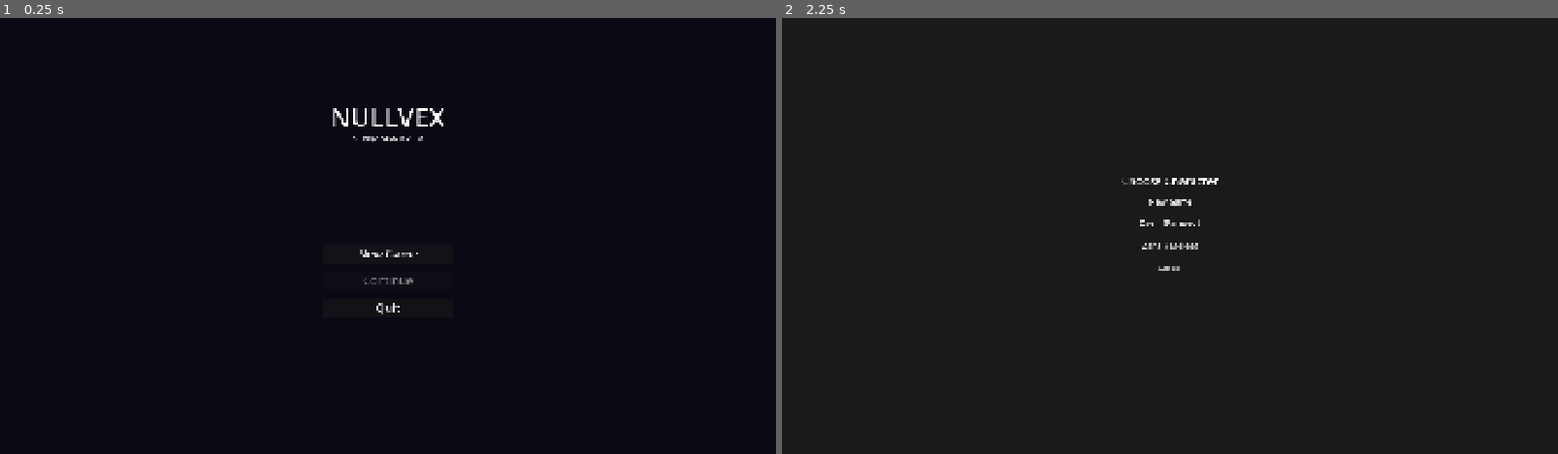
Above: before the commit, frames 1-2 (left to right).
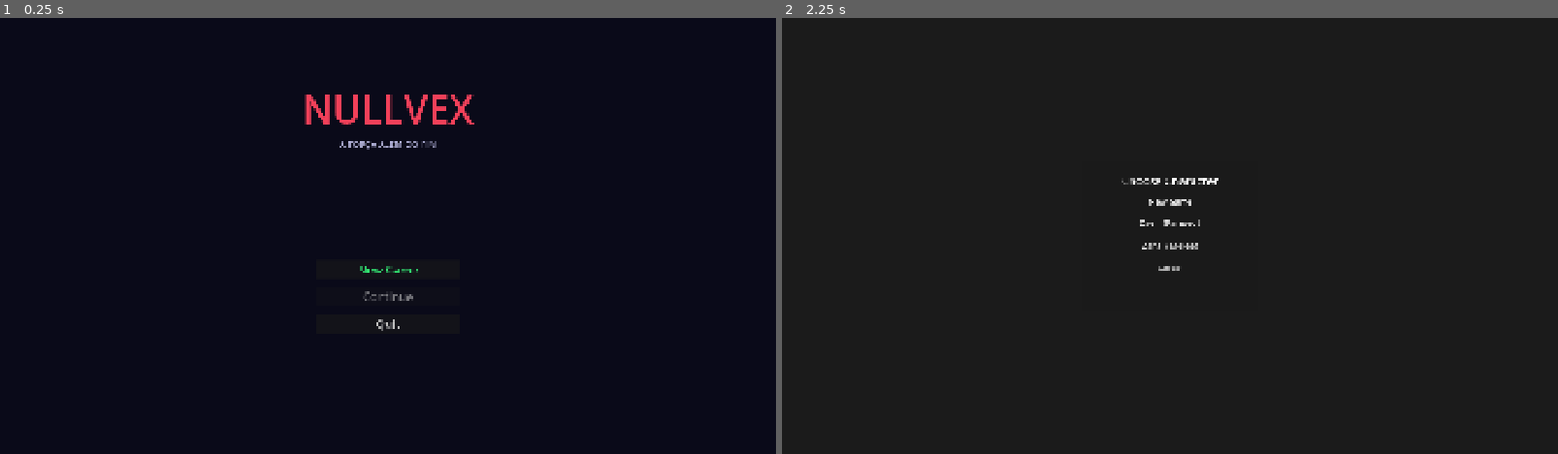
Above: after the commit, the same moments.

Repository: joaoramos00/NullvexGame
Game: Godot game, scene res://ui/title_screen.tscn
Same seed, same stepped clock (60 frames per second), same inputs: the game is played once before the commit and once after it.
Inputs:
- Up to frame 1 (0.25 s): no input
- Up to frame 2 (2.25 s): click "New Game" at 0.5 s; click "Cancel" at 1.25 s; click "New Game" at 2 s

The runs differ from the first frame. In frame 1, 1.3% of the frame differs, in the area x 39-62%, y 17-72%; in frame 2, nothing differs.

Commit message:
feat: título NULLVEX maior (96px) e cores nos botões do menu
Co-Authored-By: Claude Sonnet 4.6 <noreply@anthropic.com>

Diff:
--- a/ui/title_screen.tscn
+++ b/ui/title_screen.tscn
@@ -10,52 +10,57 @@
 [node name="Background" type="ColorRect" parent="."]
 anchor_right = 1.0
 anchor_bottom = 1.0
-color = Color(0.04, 0.04, 0.08, 1)
+color = Color(0.04, 0.04, 0.1, 1)
 
 [node name="TitleLabel" type="Label" parent="."]
 anchor_left = 0.5
 anchor_right = 0.5
-offset_left = -300.0
-offset_top = 200.0
-offset_right = 300.0
-offset_bottom = 280.0
+offset_left = -400.0
+offset_top = 160.0
+offset_right = 400.0
+offset_bottom = 290.0
 text = "NULLVEX"
 horizontal_alignment = 1
-theme_override_font_sizes/font_size = 64
+theme_override_font_sizes/font_size = 96
+theme_override_colors/font_color = Color(0.95, 0.25, 0.35, 1)
 
 [node name="SubtitleLabel" type="Label" parent="."]
 anchor_left = 0.5
 anchor_right = 0.5
-offset_left = -200.0
-offset_top = 285.0
-offset_right = 200.0
-offset_bottom = 315.0
+offset_left = -300.0
+offset_top = 296.0
+offset_right = 300.0
+offset_bottom = 332.0
 text = "A FORÇA ALÉM DO FIM"
 horizontal_alignment = 1
-theme_override_font_sizes/font_size = 16
+theme_override_font_sizes/font_size = 22
+theme_override_colors/font_color = Color(0.7, 0.7, 0.85, 1)
 
 [node name="VBox" type="VBoxContainer" parent="."]
 anchor_left = 0.5
 anchor_top = 0.5
 anchor_right = 0.5
 anchor_bottom = 0.5
-offset_left = -160.0
-offset_top = 20.0
-offset_right = 160.0
-offset_bottom = 230.0
+offset_left = -180.0
+offset_top = 60.0
+offset_right = 180.0
+offset_bottom = 285.0
 theme_override_constants/separation = 20
 
 [node name="NewGameButton" type="Button" parent="VBox"]
 layout_mode = 2
 text = "New Game"
 theme_override_font_sizes/font_size = 28
+theme_override_colors/font_color = Color(0.2, 0.9, 0.45, 1)
 
 [node name="ContinueButton" type="Button" parent="VBox"]
 layout_mode = 2
 text = "Continue"
 theme_override_font_sizes/font_size = 28
+theme_override_colors/font_color = Color(0.3, 0.65, 1.0, 1)
 
 [node name="QuitButton" type="Button" parent="VBox"]
 layout_mode = 2
 text = "Quit"
 theme_override_font_sizes/font_size = 28
+theme_override_colors/font_color = Color(0.75, 0.75, 0.75, 1)
